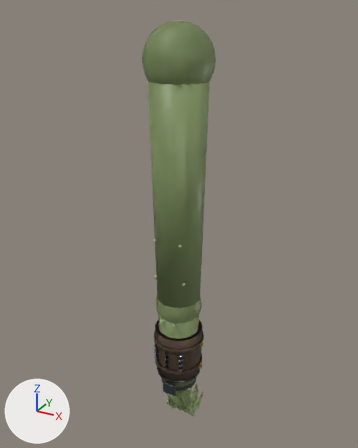
Two versions of the glTF model public/assets/lab/goblin-arm.glb, one commit apart.
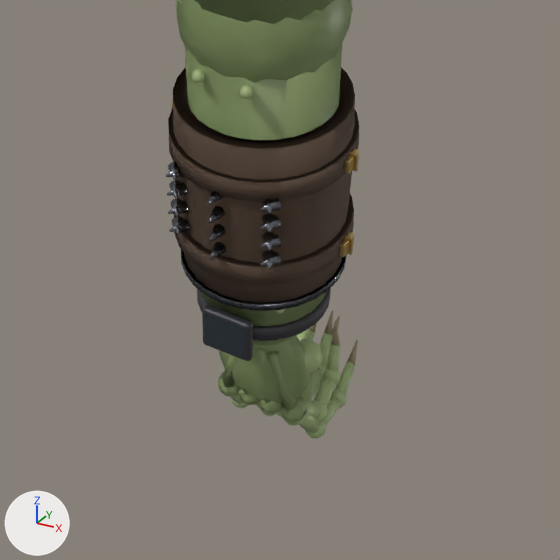
Each version appears first whole from a 50 mm camera at (0.406, -0.737, 0.775) aimed at (-0.025, 0.047, 0.383), and next in a close-up on the part from 31% to 71% of the width and 67% to 100% of the height. Arrows for +X, +Y and +Z are at lower left; the lights stay in place. The last two pictures show the newer version. Where no turn or scale is listed for an object, it has been applied to the vertices. Vertices at exactly the same position are counted once.

Script lines for the objects in view, before the commit:
```python
me_lip_001 = bpy.data.meshes.new('lip.001')
me_lip_001.from_pydata(...)  # 112 vertices, 224 faces; spans x -0.0457..0.0457, y -0.0457..0.0457, z 0.074..0.078
me_lip_001.materials.append(mat_steel)  # grey #7d8088
me_s = bpy.data.meshes.new('s')
me_s.from_pydata(...)  # 1342 vertices, 2532 faces; spans x -0.0322..0.0307, y -0.013..0.0822, z -0.063..0.03
# faces by material slot: [2392, 140]
me_s.materials.append(mat_skin)  # green #9eb179
me_s.materials.append(mat_claw)  # yellow #95896c
me_s_024 = bpy.data.meshes.new('s.024')
me_s_024.from_pydata(...)  # 1342 vertices, 2532 faces; spans x -0.0307..0.0322, y -0.013..0.0822, z -0.063..0.03
# faces by material slot: [2392, 140]
me_s_024.materials.append(mat_skin)  # green #9eb179
me_s_024.materials.append(mat_claw)  # yellow #95896c
ob_hand_l = bpy.data.objects.new('hand_L', me_s)
ob_hand_l.location = (0.0, 0.0, 0.0)
ob_hand_r = bpy.data.objects.new('hand_R', me_s_024)
ob_hand_r.location = (0.0, 0.0, 0.0)
ob_lip_r = bpy.data.objects.new('lip_R', me_lip_001)
ob_lip_r.location = (0.0, 0.0, 0.0)
# also in view: 'upperarm_R' at (0.0, 0.0, 0.465); 'elbow_L' at (0.0, 0.0, 0.235); 'strap0_R' at (0.0, 0.0, 0.1); 'Watch_Screen' at (0.0, -0.043, 0.05); 'strap1_R' at (0.0, 0.0, 0.155)
```
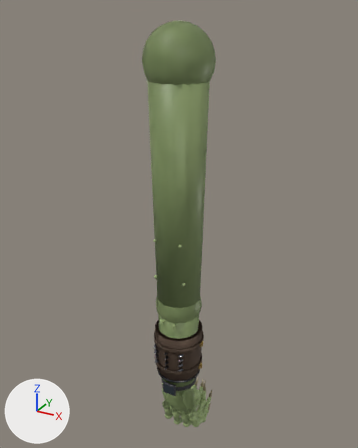
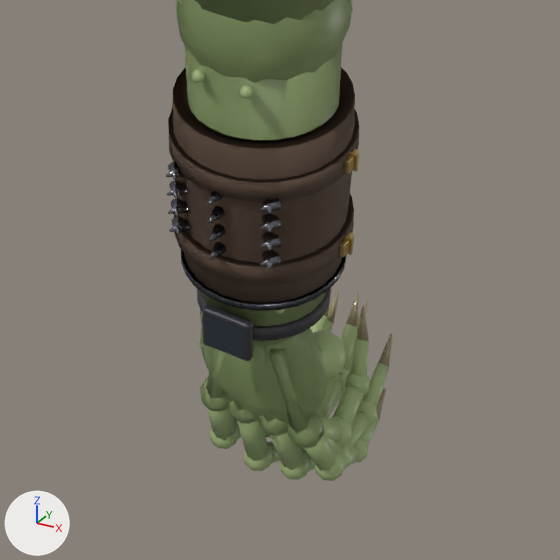
What differs and where, as boxes [x1, y1, x2, y2] in the close-ups (560 x 560 px):
```json
{"object": "hand_R", "change": "rescaled", "before": [218, 316, 358, 438], "after": [200, 287, 393, 460], "on screen": "38% wider, 41% taller"}
{"object": "hand_L", "change": "rescaled", "before": [221, 311, 340, 422], "after": [200, 290, 370, 448], "on screen": "43% wider, 42% taller"}
{"object": "handhold_L", "change": "added", "after": [199, 311, 386, 481], "faces in mat_skin (green #9eb179)": [199, 311, 380, 481], "faces in mat_claw (yellow #95896c)": [360, 388, 386, 420]}
```

Edits to the scene script, one JSON object a line:
```json
{"block": "me_s", "where": "# used by ob_hand_l; location = (0.0, 0.0, 0.0)"}
{"op": "remove", "block": "me_s", "code": "me_s.from_pydata(...)  # 1342 vertices, 2532 faces; spans x -0.0322..0.0307, y -0.013..0.0822, z -0.063..0.03"}
{"op": "add", "block": "me_s", "code": "me_s.from_pydata(...)  # 1342 vertices, 2532 faces; spans x -0.0451..0.043, y -0.0182..0.1151, z -0.0882..0.042"}
{"block": "me_s", "change": "me_s part 1: the whole mesh is scaled about the mesh origin by 1.4"}
{"block": "me_s_024", "where": "# used by ob_hand_r; location = (0.0, 0.0, 0.0)"}
{"op": "remove", "block": "me_s_024", "code": "me_s_024.from_pydata(...)  # 1342 vertices, 2532 faces; spans x -0.0307..0.0322, y -0.013..0.0822, z -0.063..0.03"}
{"op": "add", "block": "me_s_024", "code": "me_s_024.from_pydata(...)  # 1342 vertices, 2532 faces; spans x -0.043..0.0451, y -0.0182..0.1151, z -0.0882..0.042"}
{"block": "me_s_024", "change": "me_s_024 part 2: the whole mesh is scaled about the mesh origin by 1.4"}
{"op": "add", "block": "me_s_015_1", "code": ["me_s_015_1 = bpy.data.meshes.new('s.015')", "me_s_015_1.from_pydata(...)  # 1342 vertices, 2532 faces; spans x -0.056..0.047, y -0.018..0.1, z -0.124..0.042", "# faces by material slot: [2392, 140]", "me_s_015_1.materials.append(mat_skin)  # green #9eb179", "me_s_015_1.materials.append(mat_claw)  # yellow #95896c"]}
{"op": "add", "block": "ob_handhold_l", "code": ["ob_handhold_l = bpy.data.objects.new('handhold_L', me_s_015_1)", "ob_handhold_l.location = (0.0, 0.0, 0.0)"]}
```
